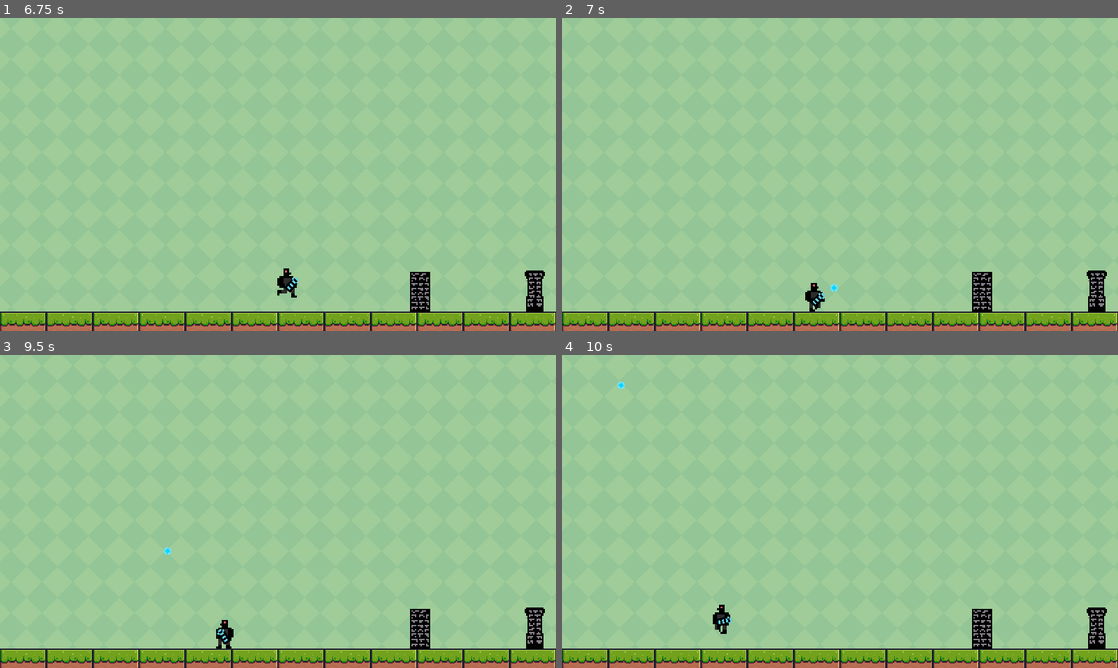
Above: before the commit, frames 1-4 (two rows, left to right).
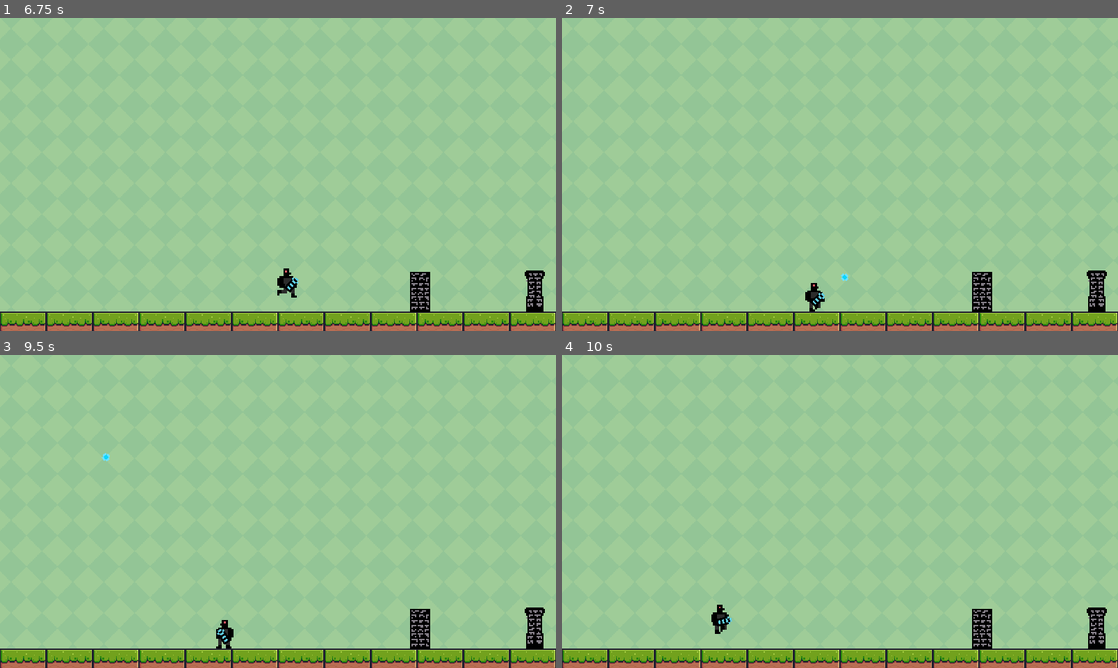
Above: after the commit, the same moments.

Repository: guifenske/The-Fallen-Oaks
Game: Godot game, scene res://scenes/splash_screen.tscn
Two runs of this game, one before a commit and one after it. Both use one fixed random seed, a clock stepped at 60 frames per second and the inputs below.
Inputs (mouse positions are in pixels of both pictures, inside the frame that each line leads up to):
- Up to frame 1 (6.75 s): tap Enter at 0.5 s; move the mouse to (400, 158) at 0.52 s; hold D (right) 0.53-1.25 s; hold Right mouse button (mouse_left) 0.53-1.25 s; tap Space (jump) at 0.77, 3.77, 6.5 s; click (400, 158) at 0.8 s; drag from (166, 190) to (250, 237) at 1.27 s; move the mouse to (333, 105) at 2.02 s; hold A (left) 2.03-2.75 s; hold T (t) 2.03-2.75 s; click (333, 105) at 2.17 s; right-click (333, 105) at 2.3 s; drag from (250, 237) to (111, 127) at 2.77 s; move the mouse to (444, 221) at 3.52 s; press the mouse at (444, 221) at 3.53 s; hold D (right) 3.53-4.25 s; tap T (t) at 3.8 s; release the mouse at (444, 221) at 4.25 s; drag from (111, 127) to (194, 96) at 4.27 s; move the mouse to (305, 174) at 5.02 s; press the mouse at (305, 174) at 5.03 s; hold D (right) 5.03-5.75 s; tap O at 5.1 s; release the mouse at (305, 174) at 5.75 s; drag from (194, 96) to (322, 318) at 5.77 s; move the mouse to (400, 158) at 6.52 s; press the mouse at (400, 158) at 6.53 s; hold A (left) from 6.53 s (still down)
- Up to frame 2 (7 s): keep holding A (left); tap Space (jump) at 6.77 s; right-click (962, 158) at 6.8 s
- Up to frame 3 (9.5 s): release A (left) at 7.25 s; release the mouse at (400, 495) at 7.25 s; drag from (166, 527) to (322, 655) at 7.27 s; tap Enter at 8 s; move the mouse to (333, 442) at 8.02 s; hold D (right) 8.03-8.75 s; hold Right mouse button (mouse_left) 8.03-8.75 s; click (333, 442) at 8.17 s; tap T (t) at 8.3 s; tap Space (jump) at 8.75 s; drag from (250, 574) to (111, 464) at 8.77 s
- Up to frame 4 (10 s): move the mouse to (1006, 558) at 9.52 s; hold A (left) from 9.53 s (still down); hold T (t) from 9.53 s (still down); tap Space (jump) at 9.77 s; click (1006, 558) at 9.8 s

Frame 1 is identical in both runs. In frame 2, less than 0.1% of the frame differs, in the area x 48-52%, y 81-88%; in frame 3, less than 0.1%; in frame 4, 0.1%, in the area x 9-31%, y 8-90%.

Commit message:
player look at mouse position

Diff:
--- a/scenes/PlayerMovement.gd
+++ b/scenes/PlayerMovement.gd
@@ -27,29 +27,22 @@
 		gun.position.x -= 3
 		gun.position.y += 10
 		gun.look_at(get_global_mouse_position())
+		if(sprite.flip_h && get_global_mouse_position().x > position.x):
+			sprite.flip_h = false
+		elif(!sprite.flip_h && get_global_mouse_position().x < position.x):
+			sprite.flip_h = true
+
 		if(Input.is_action_pressed("mouse_right")):
 			isShooting = true
 			if(direction == 0):	sprite.animation = "player_gun_shoot"
 			else: sprite.animation = "walking_shooting"
-
-			if(sprite.flip_h && get_global_mouse_position().x > position.x):
-				sprite.flip_h = false
-			elif(!sprite.flip_h && get_global_mouse_position().x < position.x):
-				sprite.flip_h = true
 
 			gun.animation = "shoot"
 		elif(Input.is_action_pressed("mouse_left")):
 			isLoadedShoot = true
 			direction = 0
 			if(direction == 0):	sprite.animation = "player_loaded_shoot"
-
-			if(sprite.flip_h && get_global_mouse_position().x > position.x):
-				sprite.flip_h = false
-			elif(!sprite.flip_h && get_global_mouse_position().x < position.x):
-				sprite.flip_h = true
-
 			gun.animation = "loaded_shoot"
-
 		else:
 			isShooting = false
 			isLoadedShoot = false
@@ -64,8 +57,6 @@
 			sprite.animation = "walking_shooting"
 		elif(!isLoadedShoot):
 			sprite.animation = "walking"
-			if(direction < 0):	sprite.flip_h = true
-			else: sprite.flip_h = false
 	else:
 		if(!isShooting && !isLoadedShoot):	sprite.animation = "idle"
 
--- a/scenes/bullet.gd
+++ b/scenes/bullet.gd
@@ -1,8 +1,15 @@
 extends CharacterBody2D
 
+@onready var timer = $Timer
+@onready var particles = $BreakParticle
+
 func _physics_process(delta):
-	position += transform.x * 820 * delta
+	position += transform.x * 1750 * delta
 
 
 func _on_area_2d_area_entered(area):
 	queue_free()
+
+
+func _on_timer_timeout():
+	queue_free()
--- a/scenes/bullet.tscn
+++ b/scenes/bullet.tscn
@@ -1,10 +1,22 @@
-[gd_scene load_steps=4 format=3 uid="uid://dmnhajsw3233p"]
+[gd_scene load_steps=5 format=3 uid="uid://dmnhajsw3233p"]
 
 [ext_resource type="Texture2D" uid="uid://jhghqmd0o6vw" path="res://sprites/Player/Bullet/Bullet.png" id="1_0fegg"]
 [ext_resource type="Script" path="res://scenes/bullet.gd" id="1_ecp87"]
 
 [sub_resource type="CircleShape2D" id="CircleShape2D_pjww6"]
 radius = 9.05539
+
+[sub_resource type="ParticleProcessMaterial" id="ParticleProcessMaterial_56t4o"]
+emission_shape = 2
+emission_sphere_radius = 1.0
+orbit_velocity_max = 1.365
+gravity = Vector3(0, 98, 0)
+scale_min = 0.2
+scale_max = 0.6
+anim_speed_min = 16.0
+anim_speed_max = 16.0
+turbulence_enabled = true
+turbulence_noise_strength = 20.0
 
 [node name="Bullet" type="CharacterBody2D"]
 texture_filter = 1
@@ -22,4 +34,18 @@
 scale = Vector2(4, 4)
 texture = ExtResource("1_0fegg")
 
+[node name="Timer" type="Timer" parent="."]
+wait_time = 5.0
+one_shot = true
+
+[node name="BreakParticle" type="GPUParticles2D" parent="."]
+texture_filter = 1
+position = Vector2(-225, -43)
+amount = 7
+process_material = SubResource("ParticleProcessMaterial_56t4o")
+texture = ExtResource("1_0fegg")
+lifetime = 2.0
+trail_enabled = true
+
 [connection signal="area_entered" from="Area2D" to="." method="_on_area_2d_area_entered"]
+[connection signal="timeout" from="Timer" to="." method="_on_timer_timeout"]
